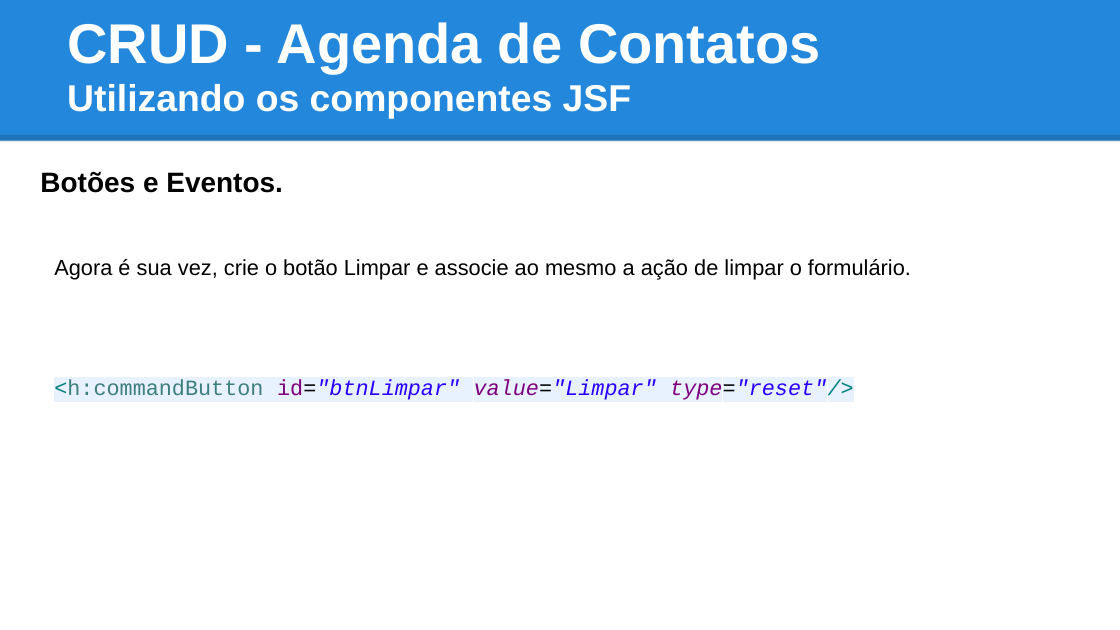
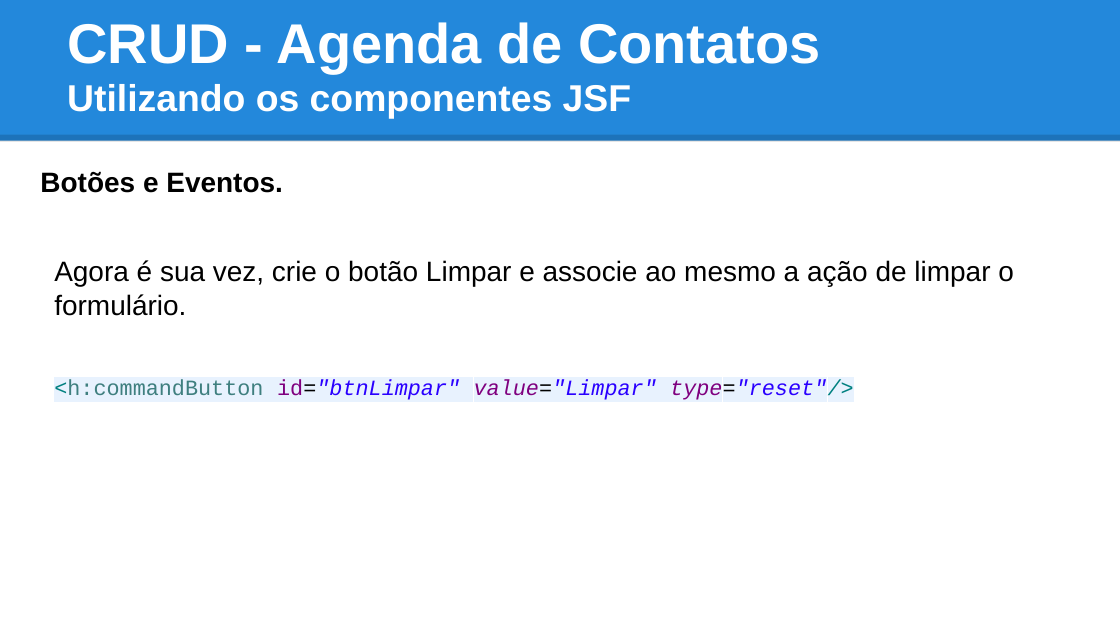
Before and after one commit to tiagogoncalves/jsf_workshop, a slide deck: slide 53 of apresentacao/slide_jsf_prime_faces.pptx (slide 52 before the commit). Drawn at 1120x630 pixels with LibreOffice and Linux fonts; fonts in the diff are those of the drawing. Boxes give left, top, right and bottom in pixels: in the first picture for what was removed or moved away, otherwise in the second. Text is boxed around its words. In the diff, an @@ line names an element or a change of style, - is before the commit and + after.

```diff
--- a/apresentacao/slide_jsf_prime_faces.pptx
+++ b/apresentacao/slide_jsf_prime_faces.pptx
@@ text "Agora é sua vez, crie ..." at box(54, 260, 1014, 316): size 14 to 18 pt @@
```
Also in this commit, not shown: 7 other slides changed, 13 slides added, 1 other file.
